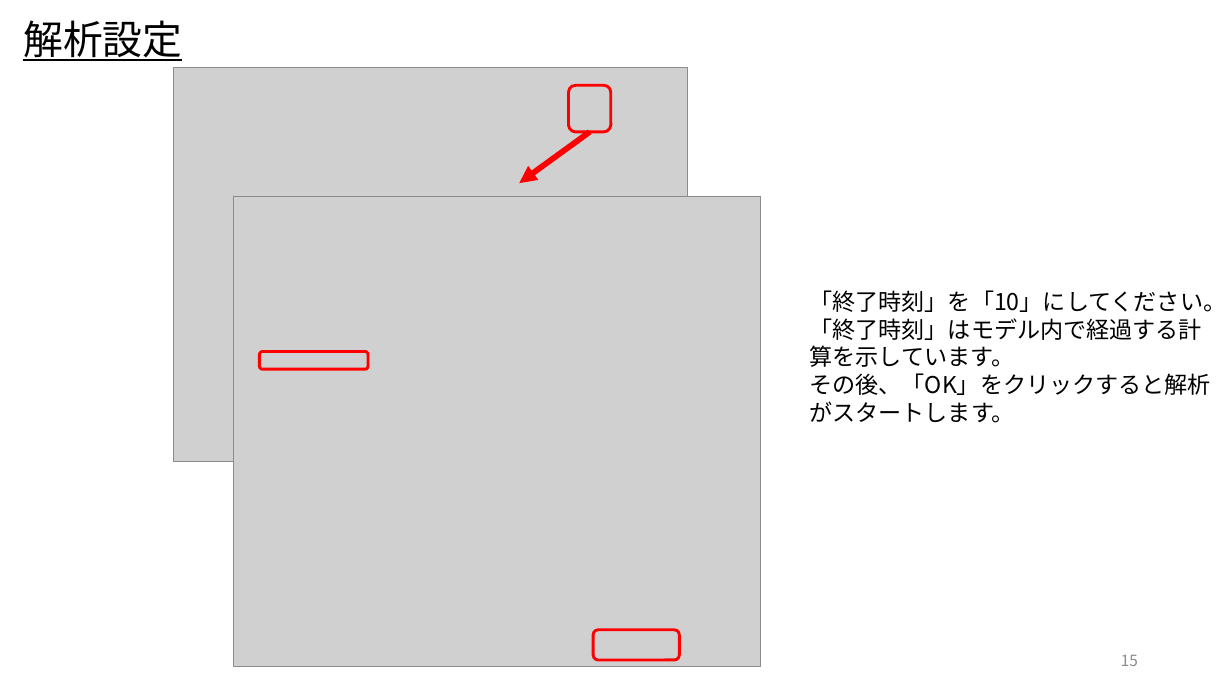
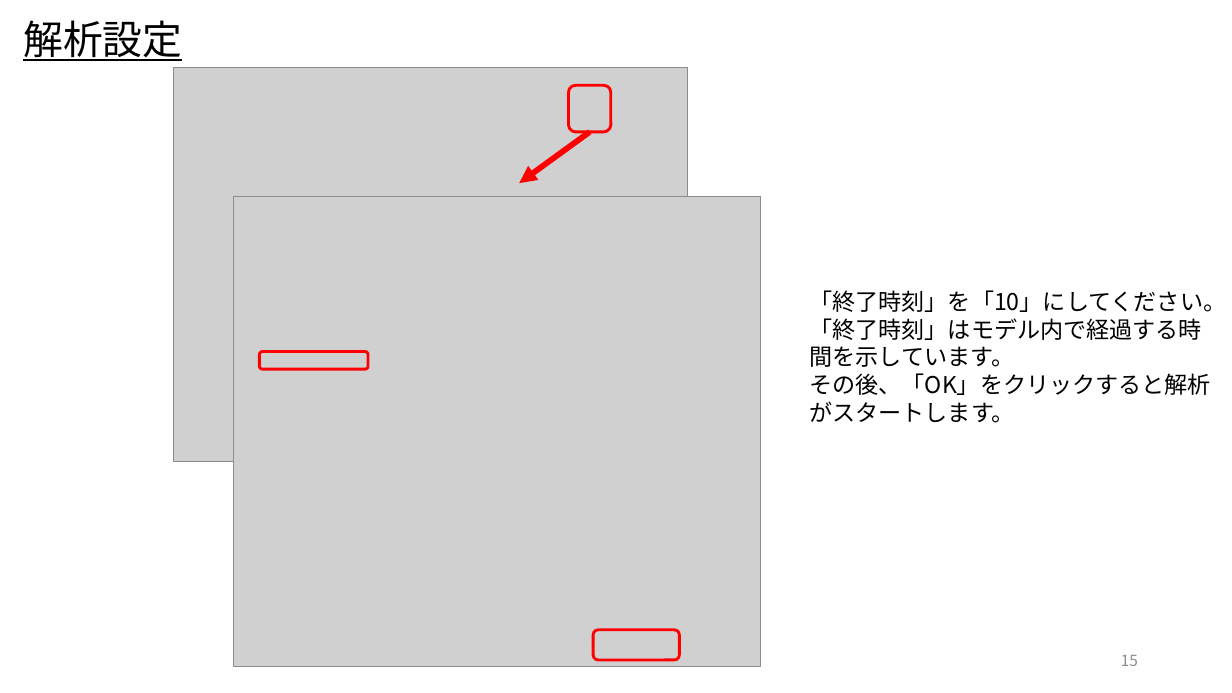
Before and after one commit to UedaShigenori/OpenModelica_Tutorials_Ja, a slide deck: slide 15 of 1_GettingStarted/OpenModelica_Tutorials_1.pptx. Drawn at 1232x693 pixels with LibreOffice and Linux fonts; fonts in the diff are those of the drawing; grey boxes stand for pictures. Boxes give left, top, right and bottom in pixels: in the first picture for what was removed or moved away, otherwise in the second. Text is boxed around its words. In the diff, an @@ line names an element or a change of style, - is before the commit and + after.

```diff
--- a/1_GettingStarted/OpenModelica_Tutorials_1.pptx
+++ b/1_GettingStarted/OpenModelica_Tutorials_1.pptx
@@ text at (x1=809, y1=318, x2=1202, y2=367): text changed @@
-「終了時刻」はモデル内で経過する計算を示しています。
+「終了時刻」はモデル内で経過する時間を示しています。
```
Also in this commit, not shown: 1 other slide changed, 6 other files.
